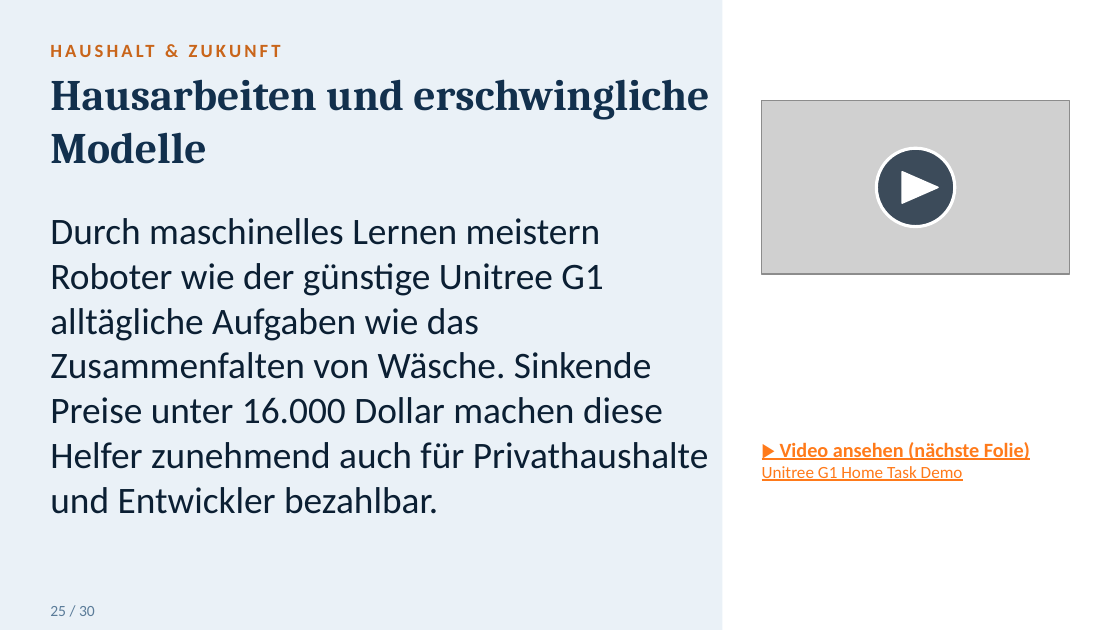
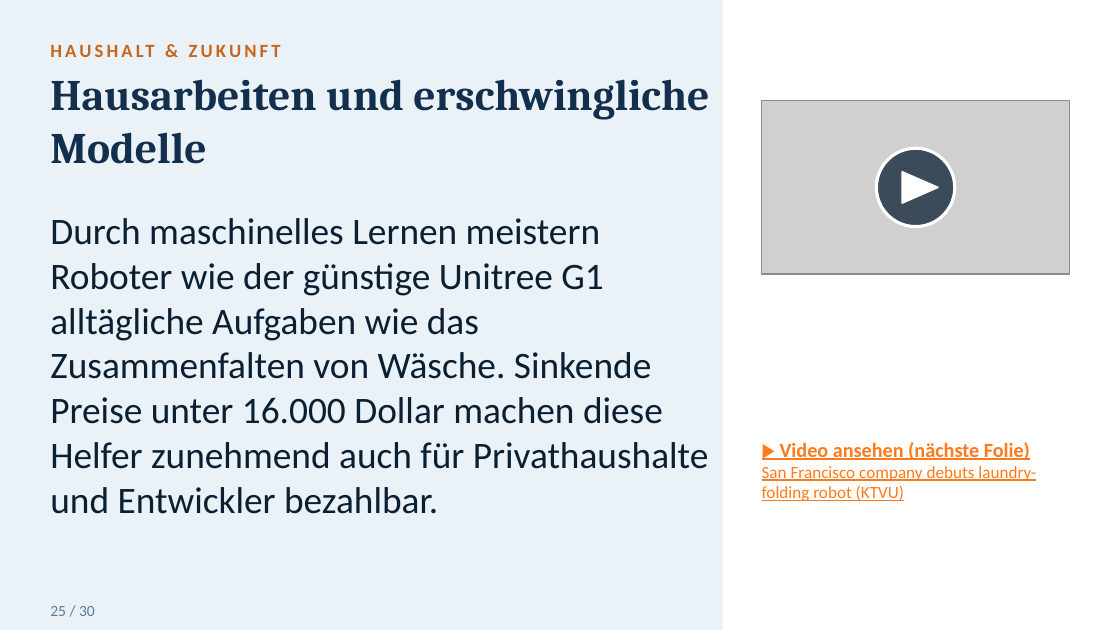
Before and after one commit to toshkaraf/tagesf-rderst-tte, a slide deck: slide 38 of Humanoide_Roboter_Videofolien.pptx. Drawn at 1120x630 pixels with LibreOffice and Linux fonts; fonts in the diff are those of the drawing; grey boxes stand for pictures. Boxes give left, top, right and bottom in pixels: in the first picture for what was removed or moved away, otherwise in the second. Text is boxed around its words. In the diff, an @@ line names an element or a change of style, - is before the commit and + after.

```diff
--- a/Humanoide_Roboter_Videofolien.pptx
+++ b/Humanoide_Roboter_Videofolien.pptx
@@ text at (762,466,1036,501): text changed @@
-Unitree G1 Home Task Demo
+San Francisco company debuts laundry-folding robot (KTVU)
```
Also in this commit, not shown: 6 other files.
